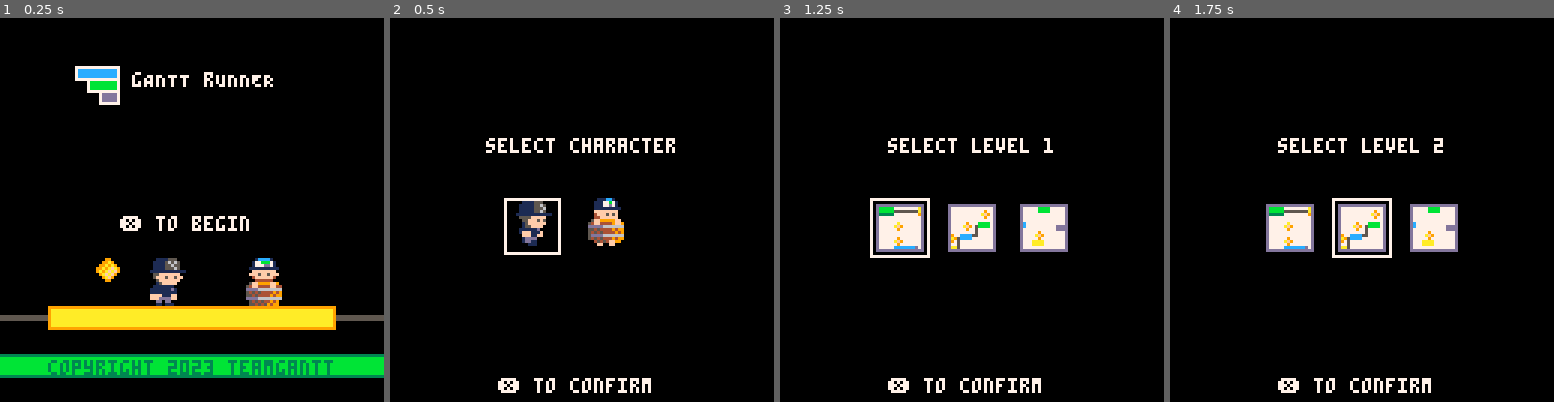
Above: before the commit, frames 1-4 (left to right).
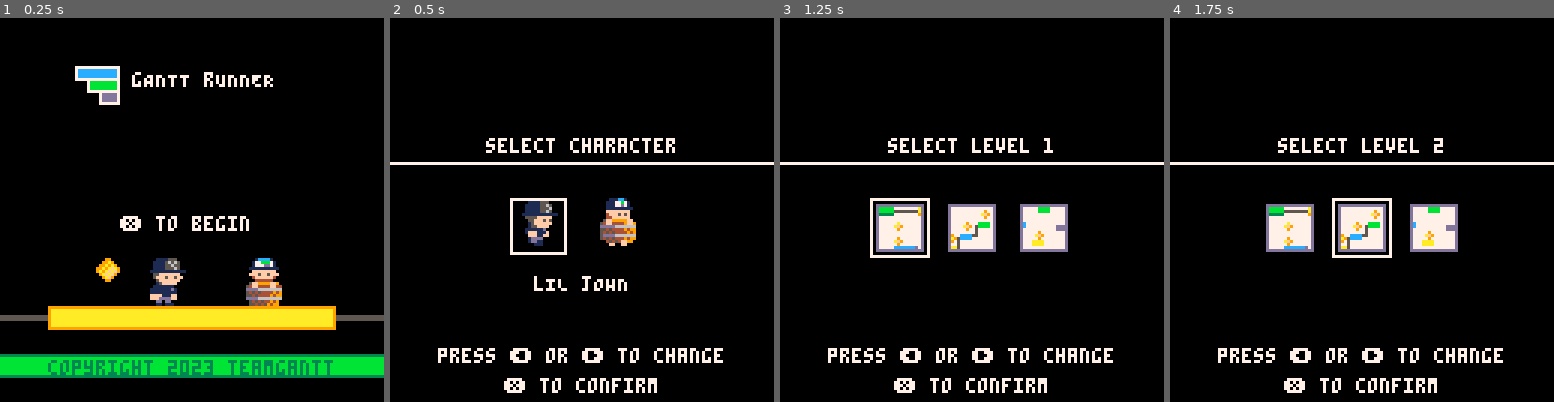
Above: after the commit, the same moments.

Repository: teamgantt/gantt-runner
Game: PICO-8 cartridge gantt-runner.p8
Two runs of this game, one before a commit and one after it. Both use one fixed random seed, a clock stepped at 60 frames per second and the inputs below.
Inputs:
- Up to frame 1 (0.25 s): no input
- Up to frame 2 (0.5 s): tap X (X key) at 0.33 s
- Up to frame 3 (1.25 s): tap O (Z key) at 0.7 s; tap X (X key) at 1.07 s
- Up to frame 4 (1.75 s): hold Right from 1.6 s (still down); tap O (Z key) at 1.7 s

Frame 1 is identical in both runs. In frame 2, 5.1% of the frame differs, in the area x 0-100%, y 37-98%; in frame 3, 2.7%; in frame 4, 2.7%.

Commit message:
tweaks some params

Diff:
--- a/gantt-runner.p8
+++ b/gantt-runner.p8
@@ -171,23 +171,23 @@
 00000000000000000000000000000000000000000000000000000000000000910000000000000000000000000000000000000000000000000000000000000000
 00000000000000600000000000000000000000000000000000009100000000000000000000000000000000000000000000000000000000000000000000000000
 00000000000000000060000000000000000060000000000000600060000000910000000000000000000000000000000000000000000000000000000000000000
-00000000000000006000000000000000000000000000600000009100000060000000000000000000000000000000000000000000000000000000000000000000
-0000000000709090c0d0e080000000000030405080000070c3d3d3d3e39090c20000006000000000000000000000000000000060000000000000000000000000
+00000000000000006000000000000000000000000000600000009100000060000000000060000000000000000000000000000000000000000000000000000000
+0000000000709090c0d0e090909080000030405090909090c3d3d3d3e39090c20000006000000000000000000000000000000060000000000000000000000000
 00000000000000000000000000000000000000000000600000009100000060000000000000000000000000000000000000000000000000000060000000000000
-0000600000910000000000910000000000000000910000910000000000000091000030500000000000000060000000000070c0e0000000000060000000000000
+0000600000910000000000000000910000000000000000000000000000000091000030500000000000000060000000000070c0e0000000000060000000000000
 c0d0e0909090909011200000000000000000007090c3d3e30060d29090c0d0e0006000003050800000000060000000000000000000006000c0e0909090909090
-90c3d3e3908100000000009100000000000000009100009100000000000000719090909090909090909011102090909090810000000000000000006000000000
+90c3d3e3908100000000000000009100000000000000000000000000000000719090909090909090909011102090909090810000000000000000006000000000
 000000006000000000000000006000600060009100000000000091000000000000000000000071909090c3d3e300000000000000000000000000000000000000
-00000000000000000000009100600000000000009100609100000060000000000000000000000000000000000000000000000000000000000000000060000000
+00000000000000000000000000009160000000000000000000000000000000000000000000000000000000000000000000000000000000000000000060000000
 00000000000000000000000000000000000000910000000000009100000000000000600000000000000000000000000000000000006000000000000000000000
-00000000000000000000007111208000000000007111208100003050800000000000000000000000000000000000000000000000000000000000000000600000
-00000000600000000000000030404040404050810000000000009100000000000000000000000000000000000000006000000000000000000000000000600000
-00000000000000000000000000009100000000000000000000000000910000600000000000006000000000000000000000000000606000000000000000000000
-00000000000000000000000000000000000000000000000011208100000000000000000000000000000000709090304050000000112090909090909030500000
-000000000000006000000000000091000060000000000000000000007190c0e09080000000c3e390908000000000000000000030405090909080000000000000
-000000c3d3e300000000000000000000000000000000000000000000000000000000006000000000006000910000000000000000000000000000000000000000
+00000000000000000000000000009100000000000000000000000000000000000000000000000000000000000000000000000000000000000000000000600000
+00000000600000000000000030404040404050810000000000009100000000000000000000000000000000000000000000000000000000000000000000600000
+00000000000000000000000000009100000000000000000000000000600000600000000000006000000000000000000000000000606000000000000000000000
+00000000000000000000000000000000000000000000000011208100000000000000000000000000000000000000000000000000112090909090909030500000
+000000000000006000000000000091000060000000000000000000600000c0e09080000000c3e390908000000000000000000030405090909080000000000000
+000000c3d3e300000000000000000000000000000000000000000000000000000000006000000000006000000000000000000000000000000000000000000000
 00000000000030508000000000007190c0d0e0800000000000000000000000000091000000000000009100000000000000000000000000000091000000000000
-00000000000000000000000000000000000000000000000000000000000000000000111020909090c0d0e0810000000000000000000000000000000000000000
+00000000000000000000000000000000000000000000000000000000000000000000111020909090c0d0e0000000000000000000000000000000000000000000
 00000000000000009100000000000000000000910000000060000000000000000091000000000000009100006000000000000000000000000091000000000000
 00000000000000000000000000000000000000000000000000000000000000000000000000000000000000000000000000000000000000000000000000000000
 0060000000000000910000000000000000000071909090c3d3e39080000000000091006000000000007190c0d0e0800000000000000000006071909090909090
--- a/src/player.lua
+++ b/src/player.lua
@@ -2,7 +2,7 @@
 	gravity=0.5
 	fall_gravity=1.3
 	friction=.75
-	jump_grace_frames=4
+	jump_grace_frames=3
 
 	run_anim={
 		f=1,
--- a/src/select.lua
+++ b/src/select.lua
@@ -3,7 +3,7 @@
   selected_index=1
   max_choice=2
   select_box_character={
-    x=28,
+    x=30,
     y=60,
     w=18,
     h=18
@@ -45,7 +45,7 @@
 
   -- set selection box based on index
   if (select_type == 'character') then
-    select_box_character.x = 38 + (selected_index-1)*24
+    select_box_character.x = 40 + (selected_index-1)*26
   elseif (select_type == 'level') then
     select_box_lvl.x = 30 + (selected_index-1)*24
   end
@@ -75,22 +75,30 @@
 
 function d_select()
 
+  -- draw divider line
+  line(cam.x+0, 48, cam.x+128, 48, 7)
+
   -- draw selection box
-
   if (select_type == 'character') then
     print('select character', cam.x+32, 40, 7)
     rect(select_box_character.x, select_box_character.y, select_box_character.x+select_box_character.w, select_box_character.y+select_box_character.h, 7)
 
+    if selected_index == 1 then
+      print('lIL jOHN', cam.x+48, 86, 7)
+    else
+      print('bARREL nATHAN', cam.x+38, 86, 7)
+    end
+
     if (g.character == 'john') then
-      spr(player.john.run_frames[flr(run_anim.f)], 40, 60, 2, 2, player.flip_x)
+      spr(player.john.run_frames[flr(run_anim.f)], 42, 60, 2, 2, player.flip_x)
     else
-      spr(player.john.run_frames[1], 40, 60, 2, 2, player.flip_x)
+      spr(player.john.run_frames[1], 42, 60, 2, 2, player.flip_x)
     end
 
     if (g.character == 'nathan') then
-      spr(player.nathan.run_frames[flr(run_anim.f)], 64, 60, 2, 2, player.flip_x)
+      spr(player.nathan.run_frames[flr(run_anim.f)], 68, 60, 2, 2, player.flip_x)
     else
-      spr(player.nathan.run_frames[1], 64, 60, 2, 2, player.flip_x)
+      spr(player.nathan.run_frames[1], 68, 60, 2, 2, player.flip_x)
     end
   -- level selection box and images
   elseif (select_type == 'level') then
@@ -106,6 +114,7 @@
     spr(108,lvl_spr.x+48, lvl_spr.y, 2, 2)
   end
 
-	print('❎ to confirm', cam.x+36, cam.y+120, 7)
+  print('press ⬅️ or ➡️ to change', cam.x+16, cam.y+110, 7)
+	print('❎ to confirm', cam.x+38, cam.y+120, 7)
 
 end
